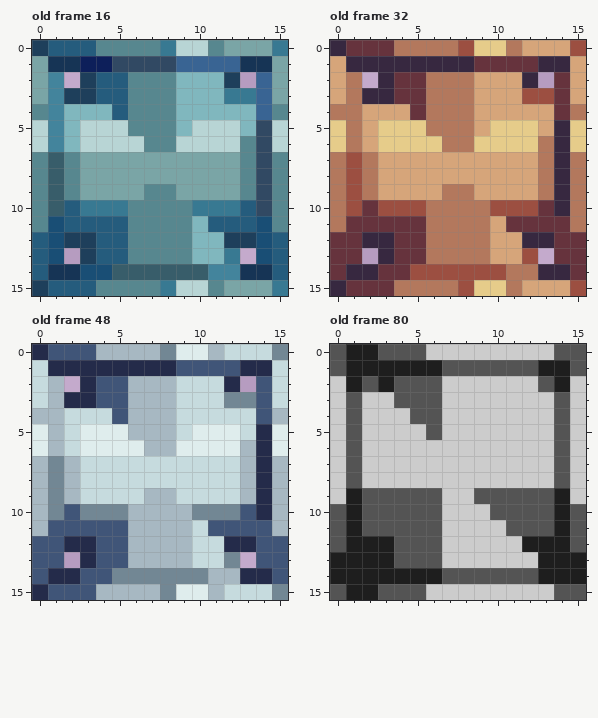
Two versions of one pixel-art file, public/assets/graphics/snek-pipes.ase. Above: the version before the commit.
16x16 pixels, 96 frames. Colours within 5 levels of each other are drawn and written as one. Shown: old frame 16, old frame 32, old frame 48, old frame 80. The commit also changed other frames, which this record leaves out.
The same view after the edit:
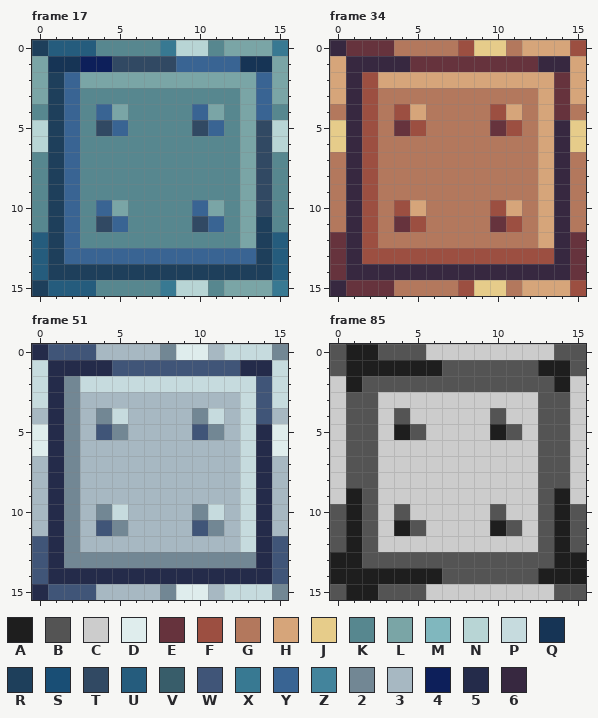
Palette (. is transparent): A #1e1e1e  B #545454  C #cccccc  D #dfeded  E #66333d  F #9c4f41  G #b3785d  H #d6a57a  J #e6cc8a  K #57878f  L #7aa5a6  M #80b7be  N #b8d5d5  P #c6dbde  Q #163455  R #1e3f5b  S #194e75  T #314963  U #255c7d  V #385d6a  W #405578  X #387992  Y #396493  Z #43849c  2 #728794  3 #a7b8c2  4 #0d1f5a  5 #242b4a  6 #372840
A new or re-ordered frame is compared with the old frame closest to it.
From old to new:
frames 96 -> 119
Changed rows in their new state; - is an unchanged pixel.
Frame 17 is new; against old frame 16, layer "Layer 1":
first column x 1:
 2 RYLLLLLLLLLLL-
 3 RYKKK---KKKKL-
 4 RYKYL---KYLKL-
 5 RYKTY---KTYKL-
 6 RYKKKK--KKKKL-
 7 RYKKKKKKKKKKL-
 8 RYKKKKKKKKKKL-
 9 RYKKKK--KKKKL-
10 RYKYL----YLKL-
11 RYKTY----TYKLR
12 RYKKK----KKKLR
13 RYYYYYYYYYYYYR
14 RRRRRRRRRRRRRR
Frame 34 is new; against old frame 32, layer "Layer 1":
first column x 1:
 1 ----EEEE------
 2 6FHHHHHH---HH-
 3 6FGGG---GGGGH-
 4 6FGFH---GF-G--
 5 6FGEF---GEFG--
 6 6FGGGG--GGGGH-
 7 6FGGGGGGGGGGH-
 8 6FGGGGGGGGGGH-
 9 6FGGGG--GGGGH-
10 6FG-H-----HGH-
11 6FG-F----EFGH6
12 6FGGG----GGGH6
13 6FFFFFFFFFF-F6
14 --6666666666--
Frame 51 is new; against old frame 48, layer "Layer 1":
first column x 1:
 1 ----WWWW------
 2 52PPPPPP---PP-
 3 52333---3333P-
 4 5232P---32-3--
 5 523W2---3W23--
 6 523333--3333P-
 7 523333333333P-
 8 523333333333P-
 9 523333--3333P-
10 523-P-----P3P-
11 523-2----W23P5
12 52333----333P5
13 52222222222-25
14 --5555555555--
Frame 85 is new; against old frame 80, layer "Layer 1":
first column x 2:
 2 -B---BBBBBB-
 3 B-CCC------B
 4 B-BCC---B--B
 5 B-ABC---AB-B
 6 B----------B
 7 B----------B
 8 B----------B
 9 -CCCC--CCCC-
10 -C-CC----CC-
11 -CA-C---A-C-
12 BCCCC-----CB
13 BB---BBBBBBB
